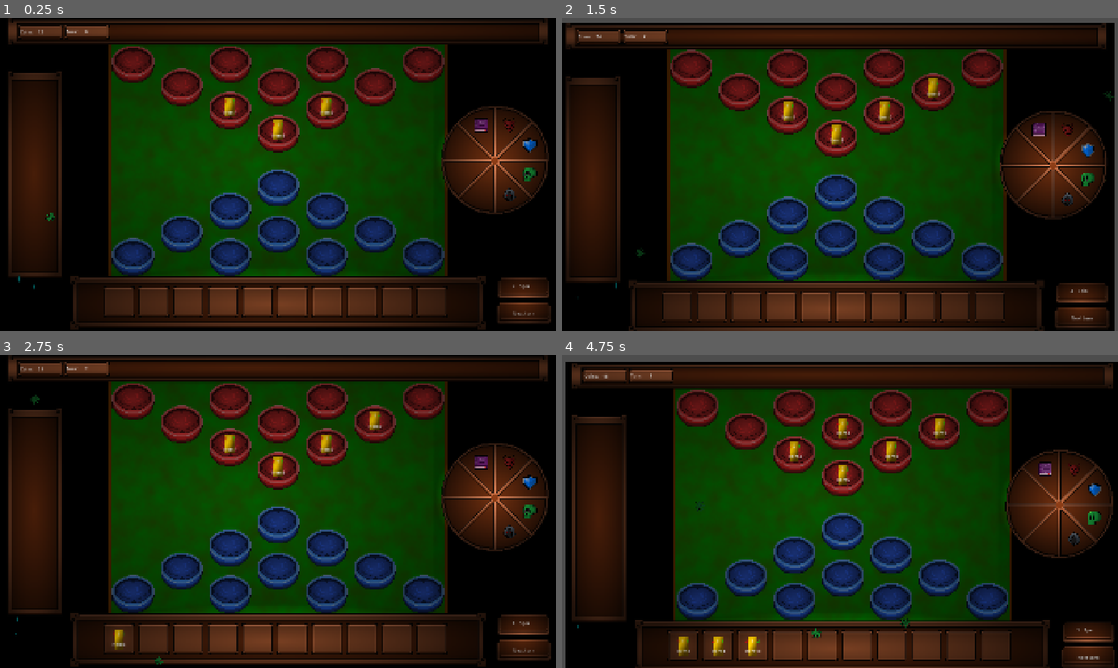
Above: before the commit, frames 1-4 (two rows, left to right).
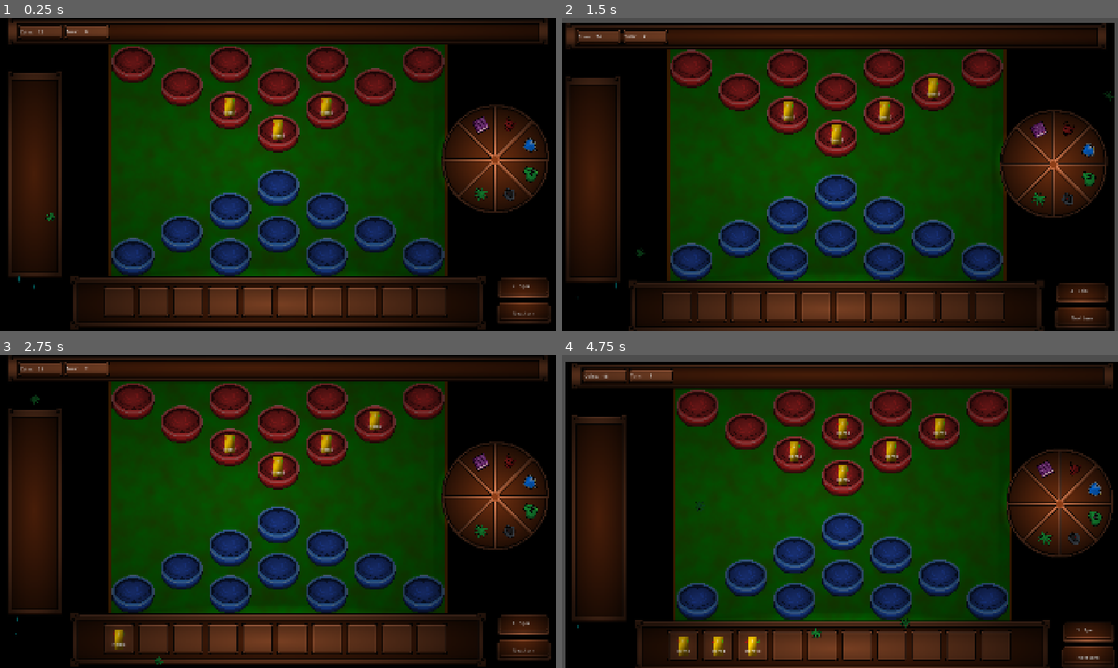
Above: after the commit, the same moments.

Repository: ArmanKianian/Untitled
Game: Godot game, scene res://scenes/game.tscn
The game is run twice, just before and just after one commit, with the same random seed, the same clock (stepped at 60 frames per second) and the same inputs.
Inputs:
- Up to frame 1 (0.25 s): no input
- Up to frame 2 (1.5 s): click "Next turn" at 0.5 s; click "Next turn" at 1.25 s
- Up to frame 3 (2.75 s): click "Spin" at 2 s
- Up to frame 4 (4.75 s): click "Spin" at 2.75 s; click "Spin" at 3.5 s; click "Next turn" at 4.25 s

The runs differ from the first frame. In frame 1, 1.0% of the frame differs, in the area x 79-99%, y 27-63%; in frame 2, 1.2%; in frame 3, 1.0%; in frame 4, 1.3%, in the area x 79-100%, y 30-65%.

Commit message:
Wheel Graphic update
now icons inside wheel are rotated.

Diff:
--- a/scenes/game.tscn
+++ b/scenes/game.tscn
@@ -20,7 +20,7 @@
 [ext_resource type="AudioStream" uid="uid://clhtgol0nroxx" path="res://SoundPack/Audio/card-shove-1.ogg" id="12_ir15t"]
 [ext_resource type="AudioStream" uid="uid://cbtr8n46fnd5d" path="res://SoundPack/Audio/card-shove-2.ogg" id="13_ca42v"]
 [ext_resource type="AudioStream" uid="uid://c87awitx7cjog" path="res://SoundPack/Audio/card-shove-3.ogg" id="14_rysoc"]
-[ext_resource type="Texture2D" uid="uid://j2hdy0xvuw6r" path="res://Assets/forest trait.png" id="17_5newe"]
+[ext_resource type="Texture2D" uid="uid://j2hdy0xvuw6r" path="res://Assets/Traits/forest trait.png" id="17_5newe"]
 
 [sub_resource type="AudioStreamRandomizer" id="AudioStreamRandomizer_yw4vu"]
 streams_count = 4
--- a/scenes/spinning_wheel.tscn
+++ b/scenes/spinning_wheel.tscn
@@ -7,30 +7,42 @@
 [ext_resource type="Texture2D" uid="uid://bqwrofmhg2nks" path="res://Assets/Traits/inferno.png" id="5_o0vlv"]
 [ext_resource type="Texture2D" uid="uid://ybqx5algql3t" path="res://Assets/Traits/Assasins Trait.png" id="6_47rxl"]
 [ext_resource type="Texture2D" uid="uid://k8q6816j20u3" path="res://Assets/Traits/arcane trait.png" id="7_xqj4p"]
+[ext_resource type="Texture2D" uid="uid://j2hdy0xvuw6r" path="res://Assets/Traits/forest trait.png" id="8_qdpr3"]
 
 [node name="Spinning_Wheel" type="Node2D" unique_id=905745828]
 script = ExtResource("1_skc0w")
 
 [node name="Sprite2D" type="Sprite2D" parent="." unique_id=631670254]
+position = Vector2(1, -3)
 scale = Vector2(3, 3)
 texture = ExtResource("2_7u85o")
 
 [node name="Undead" type="Sprite2D" parent="." unique_id=184730800]
 position = Vector2(120, 50)
+rotation = 1.9198622
 texture = ExtResource("3_bqp8g")
 
 [node name="Shield" type="Sprite2D" parent="." unique_id=1040412833]
 position = Vector2(120, -50)
+rotation = 1.2217305
 texture = ExtResource("4_o0vlv")
 
 [node name="Inferno" type="Sprite2D" parent="." unique_id=1546158424]
 position = Vector2(50, -120)
+rotation = 0.43633232
 texture = ExtResource("5_o0vlv")
 
 [node name="Assasins" type="Sprite2D" parent="." unique_id=1599337284]
 position = Vector2(50, 120)
+rotation = 2.6179938
 texture = ExtResource("6_47rxl")
 
 [node name="Arcane" type="Sprite2D" parent="." unique_id=706831022]
 position = Vector2(-50, -120)
+rotation = -0.4660029
 texture = ExtResource("7_xqj4p")
+
+[node name="Forest" type="Sprite2D" parent="." unique_id=281921391]
+position = Vector2(-50, 120)
+rotation = 3.4906585
+texture = ExtResource("8_qdpr3")
Renamed: Assets/forest trait.png -> Assets/Traits/forest trait.png
Not shown, changed: Assets/Traits/forest trait.png.import
